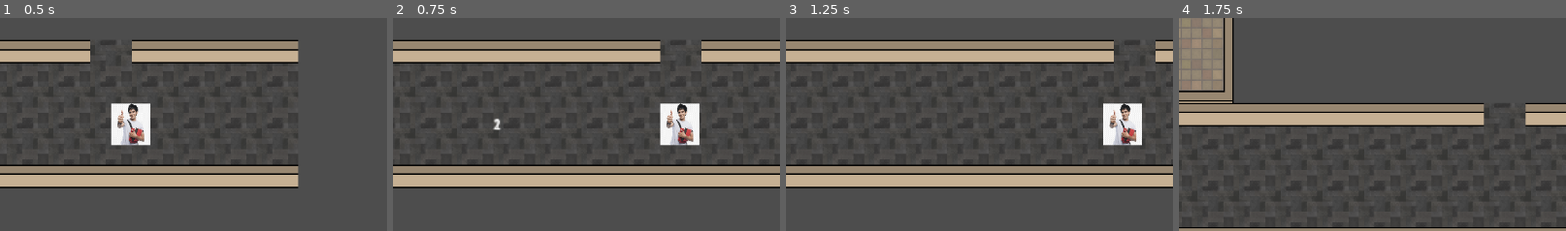
Above: before the commit, frames 1-4 (left to right).
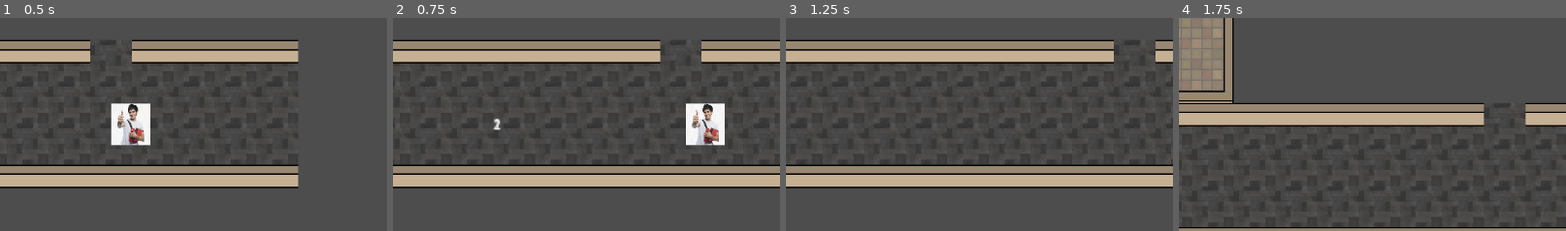
Above: after the commit, the same moments.

Repository: muffindohoah/LSH
Game: Godot game, scene res://generation/gentest.tscn
The game is run twice, just before and just after one commit, with the same random seed, the same clock (stepped at 60 frames per second) and the same inputs. The project has no main scene, so this scene is started directly.
Inputs:
- Up to frame 1 (0.5 s): no input
- Up to frame 2 (0.75 s): hold D (right) from 0.53 s (still down); hold Shift (sprint) from 0.53 s (still down)
- Up to frame 3 (1.25 s): keep holding D (right); keep holding Shift (sprint)
- Up to frame 4 (1.75 s): release D (right) at 1.28 s; release Shift (sprint) at 1.28 s; hold S (down) from 1.28 s (still down); tap Shift (sprint) at 1.35 s
The pictures show only the part of the screen within x 50-100%, y 24-74%; the shares and areas given below are measured in that part.

Frame 1 is identical in both runs. In frame 2, 2.9% of the frame differs, in the area x 68-86%, y 40-60%; in frame 3, 1.9%; in frame 4, nothing differs.

Commit message:
fixed player movement

Diff:
--- a/lsh/drunk_umd_student.gd
+++ b/lsh/drunk_umd_student.gd
@@ -35,7 +35,7 @@
 
 	if input_dir != Vector2(0,0) and current_speed < current_max_speed:
 		current_speed += accel
-	else:
-		current_speed -= accel
+	elif input_dir == Vector2(0,0):
+		current_speed = 0
 
 	velocity = input_dir.normalized() * current_speed
